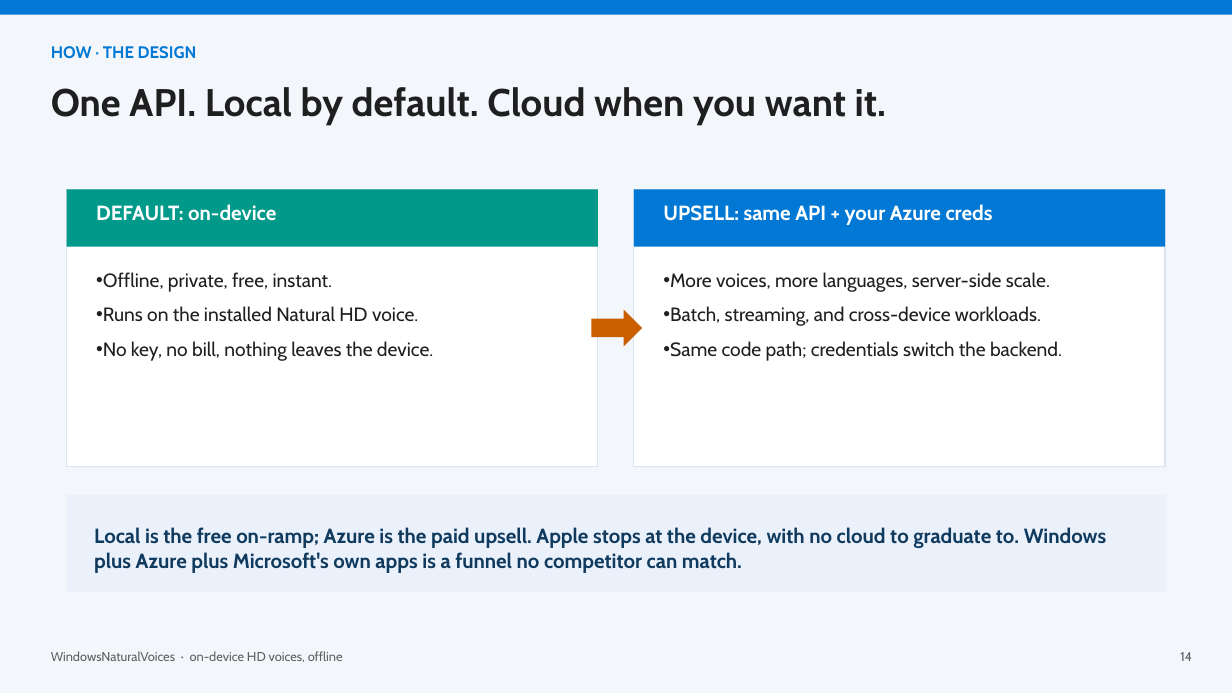
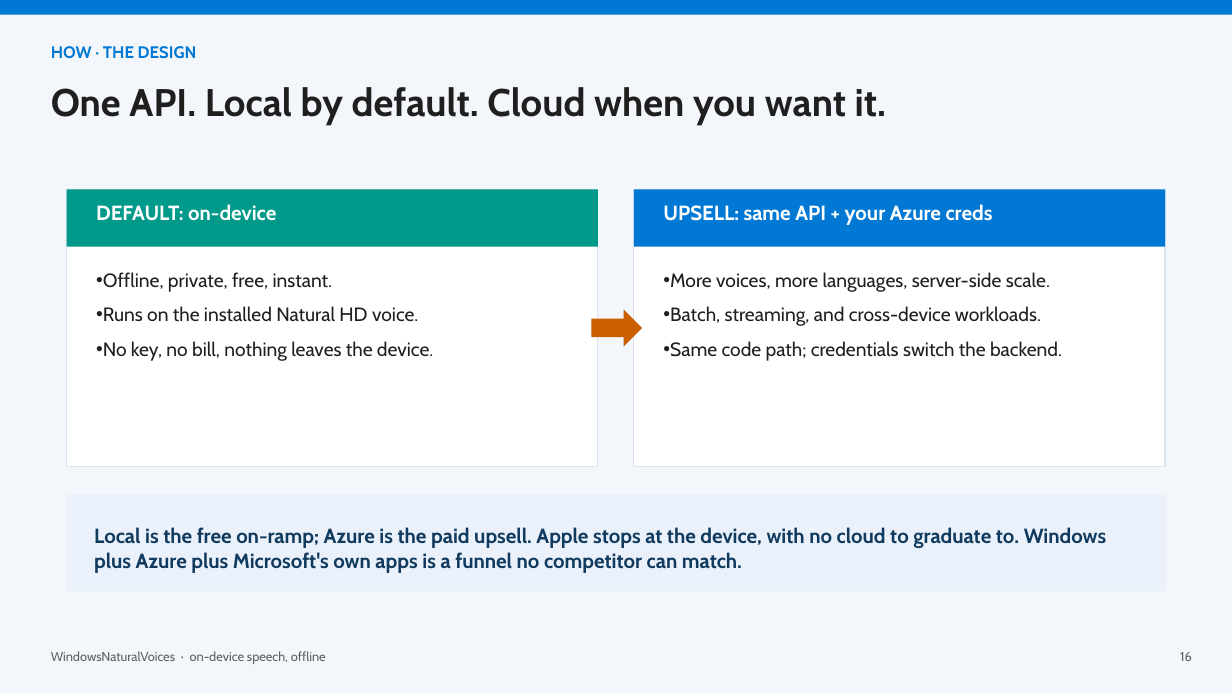
Before and after one commit to aclinick/claros, a slide deck: slide 16 of docs/pitch/live-voiceover.pptx (slide 14 before the commit). Drawn at 1232x693 pixels with LibreOffice and Linux fonts; fonts in the diff are those of the drawing. Boxes give left, top, right and bottom in pixels: in the first picture for what was removed or moved away, otherwise in the second. Text is boxed around its words. In the diff, an @@ line names an element or a change of style, - is before the commit and + after.

```diff
--- a/docs/pitch/live-voiceover.pptx
+++ b/docs/pitch/live-voiceover.pptx
@@ text at (51,651,326,664): text changed @@
-WindowsNaturalVoices · on-device HD voices, offline
+WindowsNaturalVoices · on-device speech, offline
@@ text at (1180,652,1192,661): text changed @@
-14
+16
```
Also in this commit, not shown: 11 other slides changed, 2 slides added, 2 other files.
